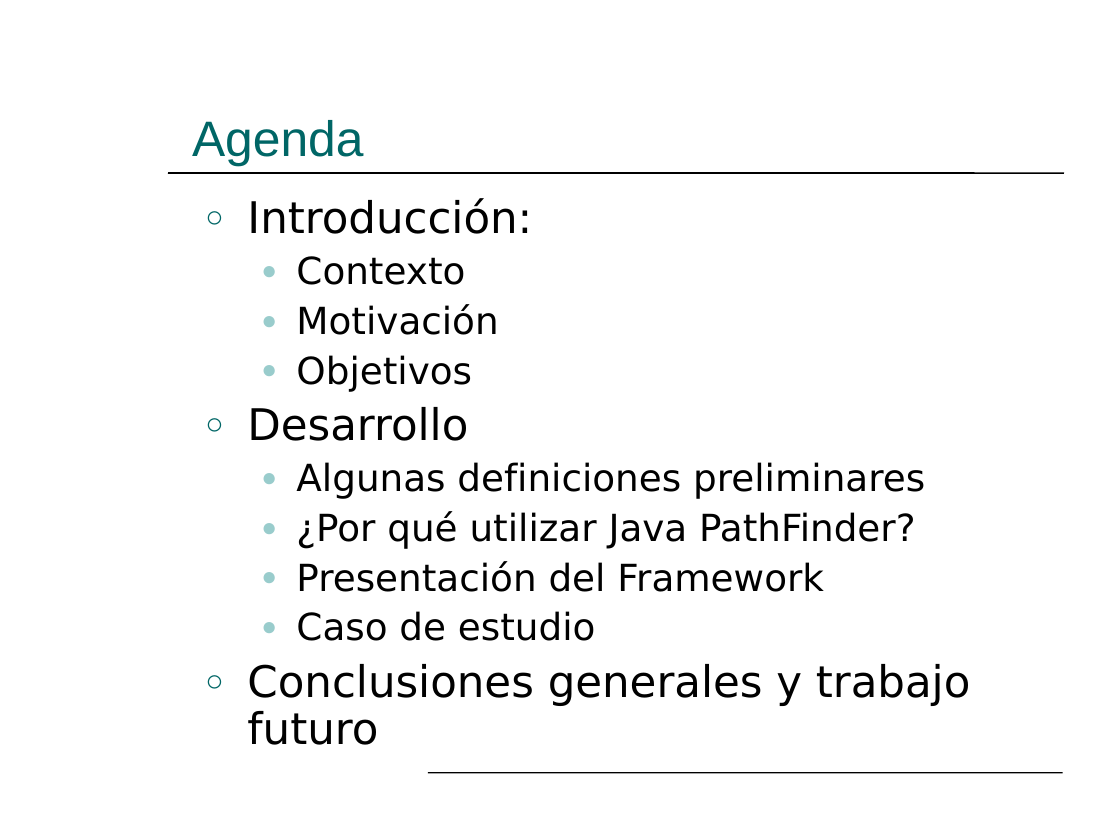
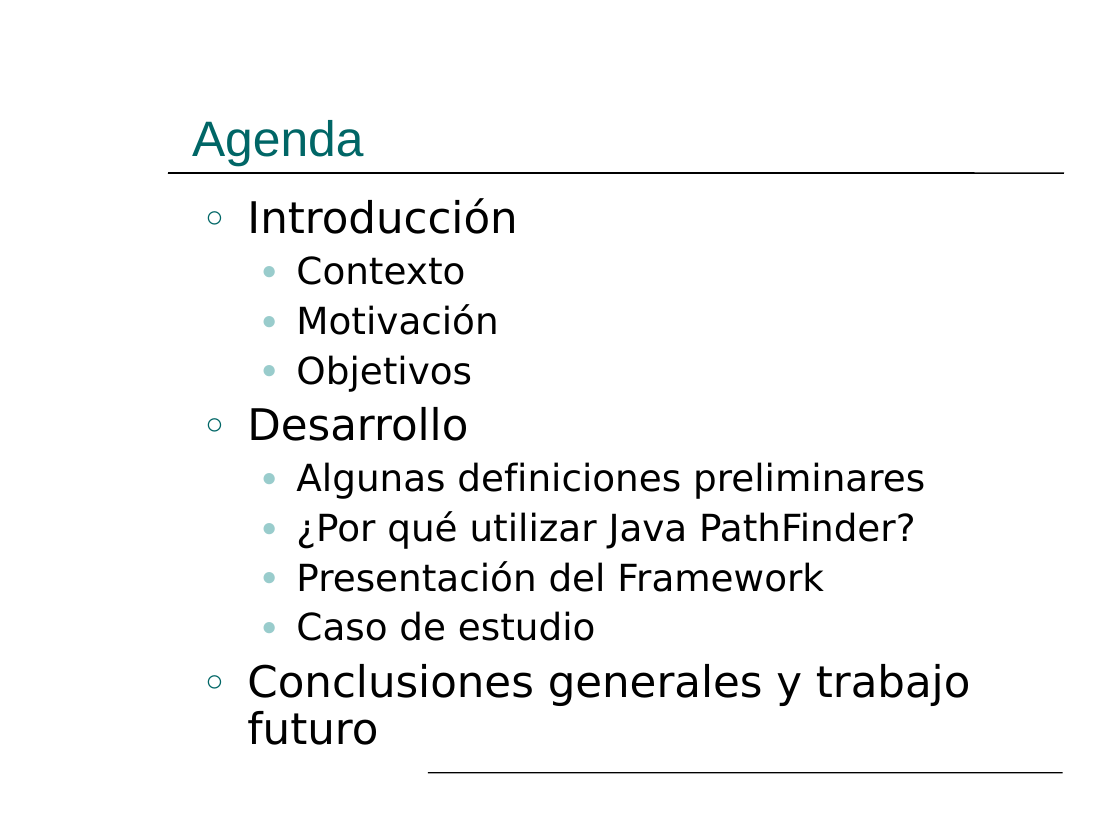
Before and after one commit to hugomelendez/tesis-jpf-2006, a slide deck: slide 2 of tesis-doc/Presentación.ppt. Drawn at 1120x840 pixels with LibreOffice and Linux fonts; fonts in the diff are those of the drawing. Boxes give left, top, right and bottom in pixels: in the first picture for what was removed or moved away, otherwise in the second. Text is boxed around its words. In the diff, an @@ line names an element or a change of style, - is before the commit and + after.

```diff
--- a/tesis-doc/Presentación.ppt
+++ b/tesis-doc/Presentación.ppt
@@ text at <box>247,199,517,234</box>: text changed @@
-○ Introducción:
+○ Introducción
```
Also in this commit, not shown: 1 slide added.
